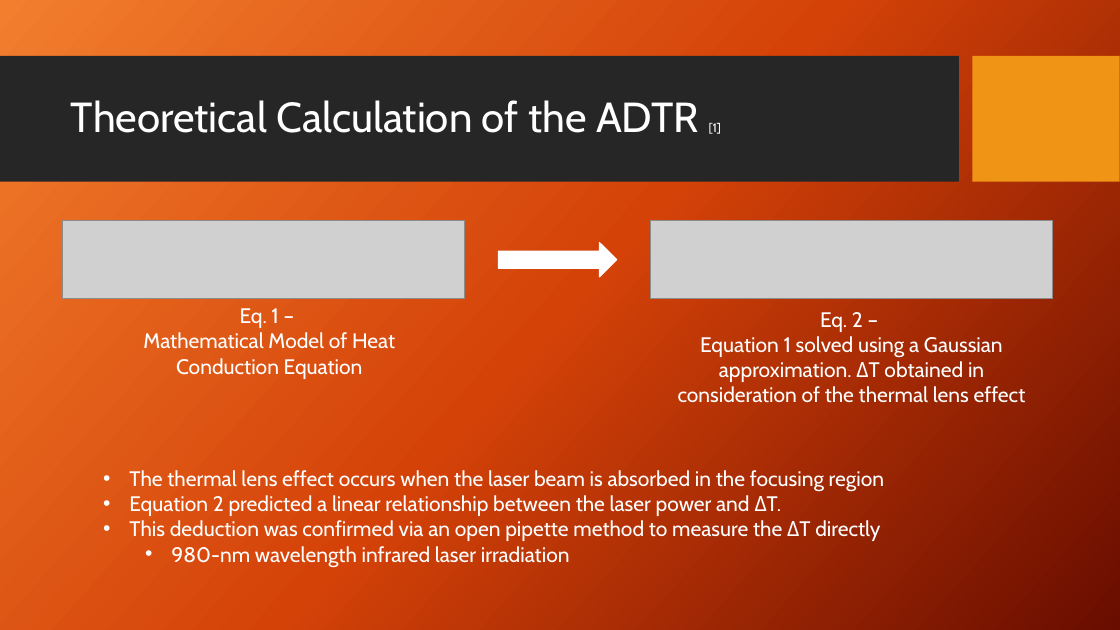
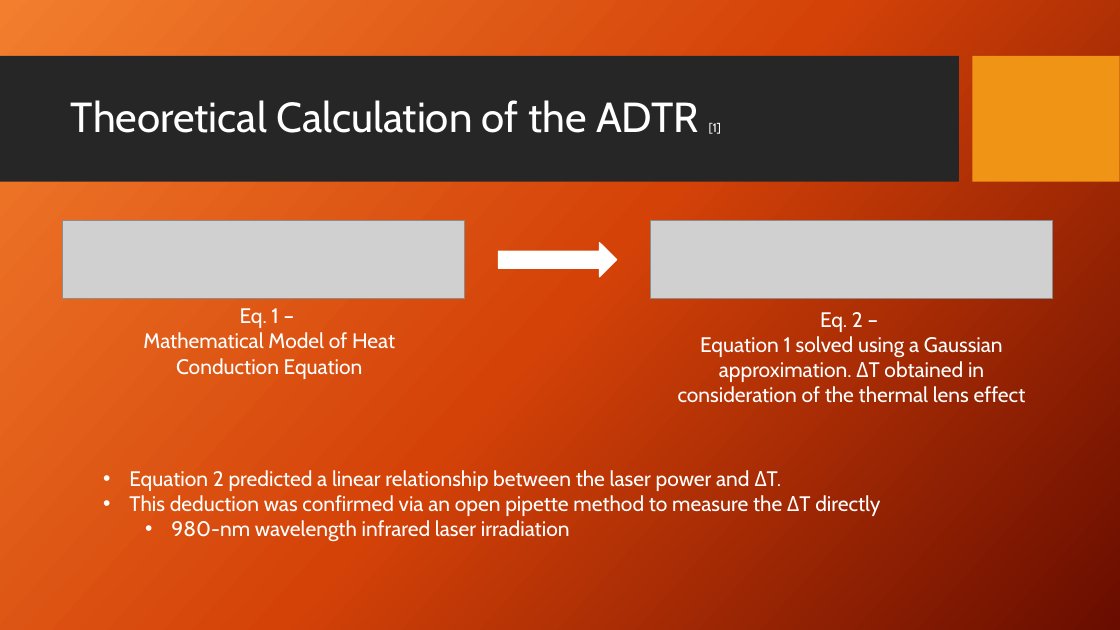
Before and after one commit to dbhatia00/NeuronSimulation, a slide deck: slide 3 of Presentations/Fall Updates/FallUpdate3.pptx. Drawn at 1120x630 pixels with LibreOffice and Linux fonts; fonts in the diff are those of the drawing; grey boxes stand for pictures; background and template pictures are left out. Boxes give left, top, right and bottom in pixels: in the first picture for what was removed or moved away, otherwise in the second. Text is boxed around its words. In the diff, an @@ line names an element or a change of style, - is before the commit and + after.

Commit message:
presentation update

```diff
--- a/Presentations/Fall Updates/FallUpdate3.pptx
+++ b/Presentations/Fall Updates/FallUpdate3.pptx
@@ text at box(129, 470, 884, 492): paragraph removed @@
-• The thermal lens effect occurs when the laser beam is absorbed in the focusing region
```
Also in this commit, not shown: 3 other slides changed, 2 slides added.
